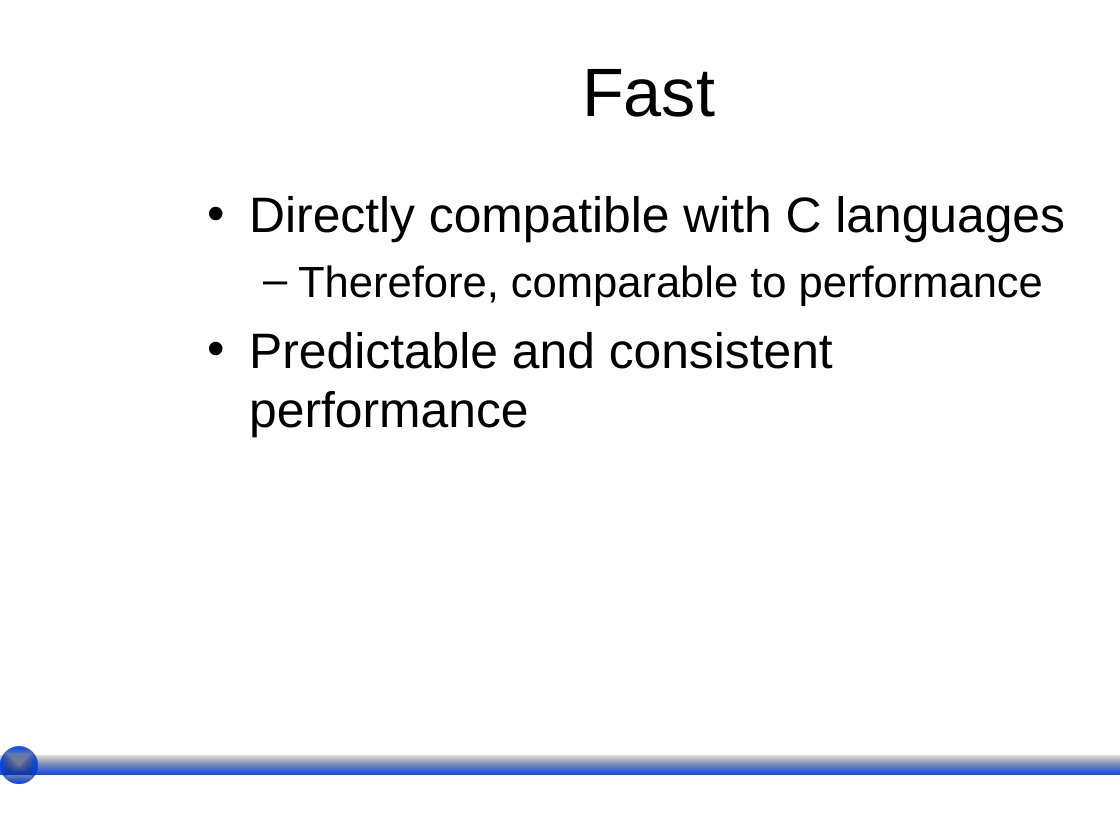
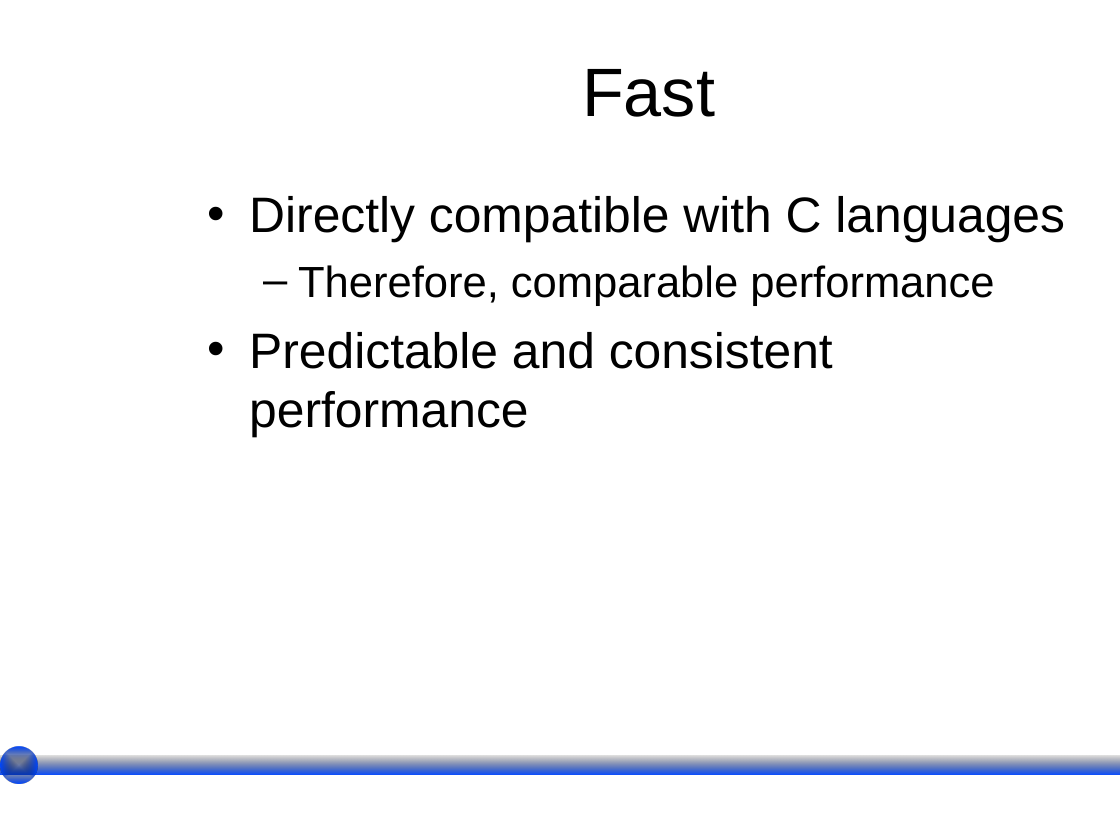
Before and after one commit to wesreisz/cis411-lightningTalks, a slide deck: slide 7 of PNFenwick_LightningTalk.ppt. Drawn at 1120x840 pixels with LibreOffice and Linux fonts; fonts in the diff are those of the drawing; background and template pictures are left out. Boxes give left, top, right and bottom in pixels: in the first picture for what was removed or moved away, otherwise in the second. Text is boxed around its words. In the diff, an @@ line names an element or a change of style, - is before the commit and + after.

```diff
--- a/PNFenwick_LightningTalk.ppt
+++ b/PNFenwick_LightningTalk.ppt
@@ text at [298,265,994,306]: text changed @@
-  – Therefore, comparable to performance
+  – Therefore, comparable performance
```
Also in this commit, not shown: 2 other slides changed.
